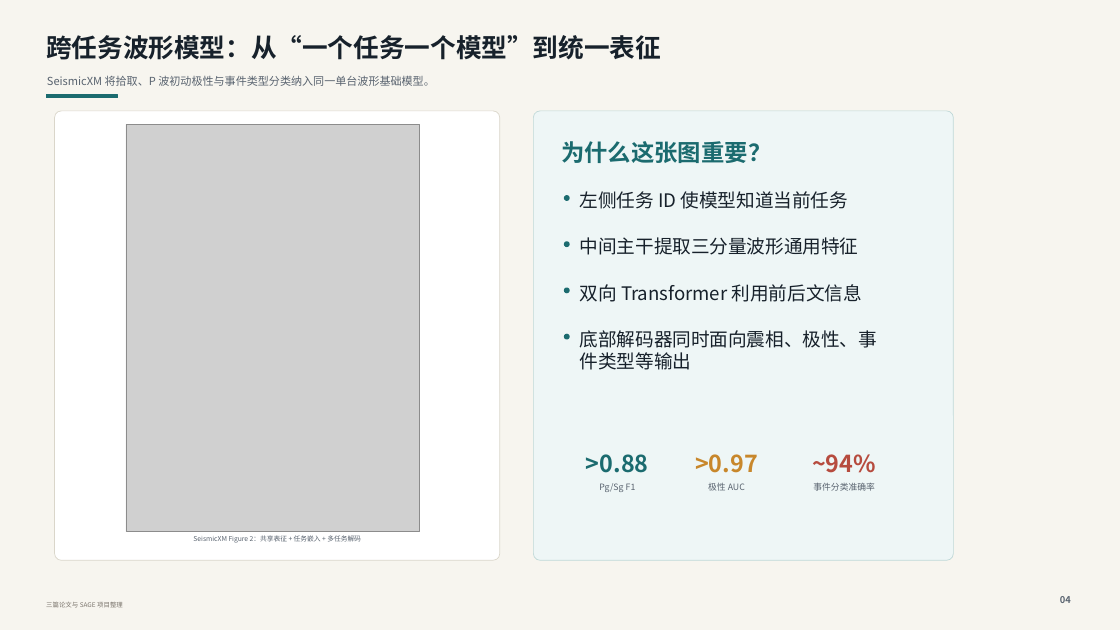
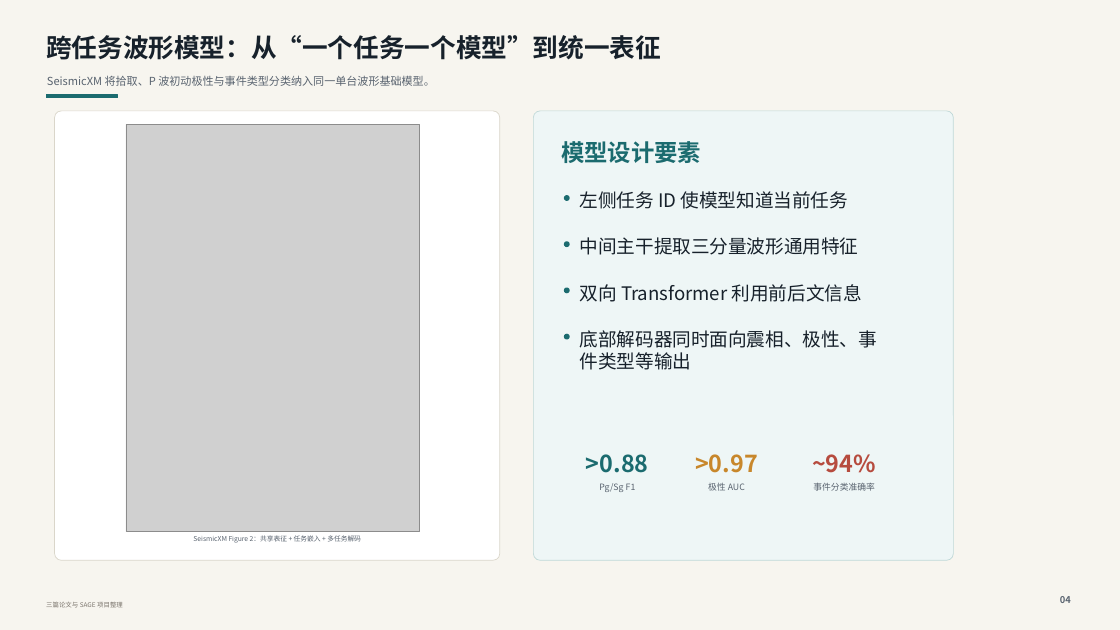
Before and after one commit to cangyeone/sage, a slide deck: slide 4 of deliverables/从自动编目到可信地震目录.pptx. Drawn at 1120x630 pixels with LibreOffice and Linux fonts; fonts in the diff are those of the drawing; grey boxes stand for pictures. Boxes give left, top, right and bottom in pixels: in the first picture for what was removed or moved away, otherwise in the second. Text is boxed around its words. In the diff, an @@ line names an element or a change of style, - is before the commit and + after.

```diff
--- a/deliverables/从自动编目到可信地震目录.pptx
+++ b/deliverables/从自动编目到可信地震目录.pptx
@@ text at <box>561,141,701,163</box>: text changed @@
-为什么这张图重要？
+模型设计要素
```
Also in this commit, not shown: 3 other slides changed, 8 other files.
